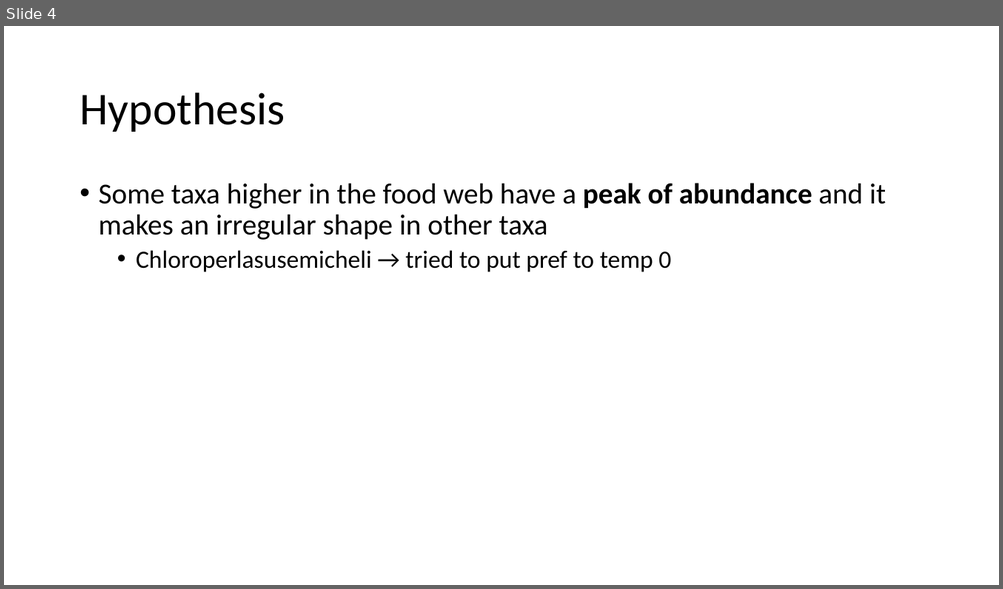
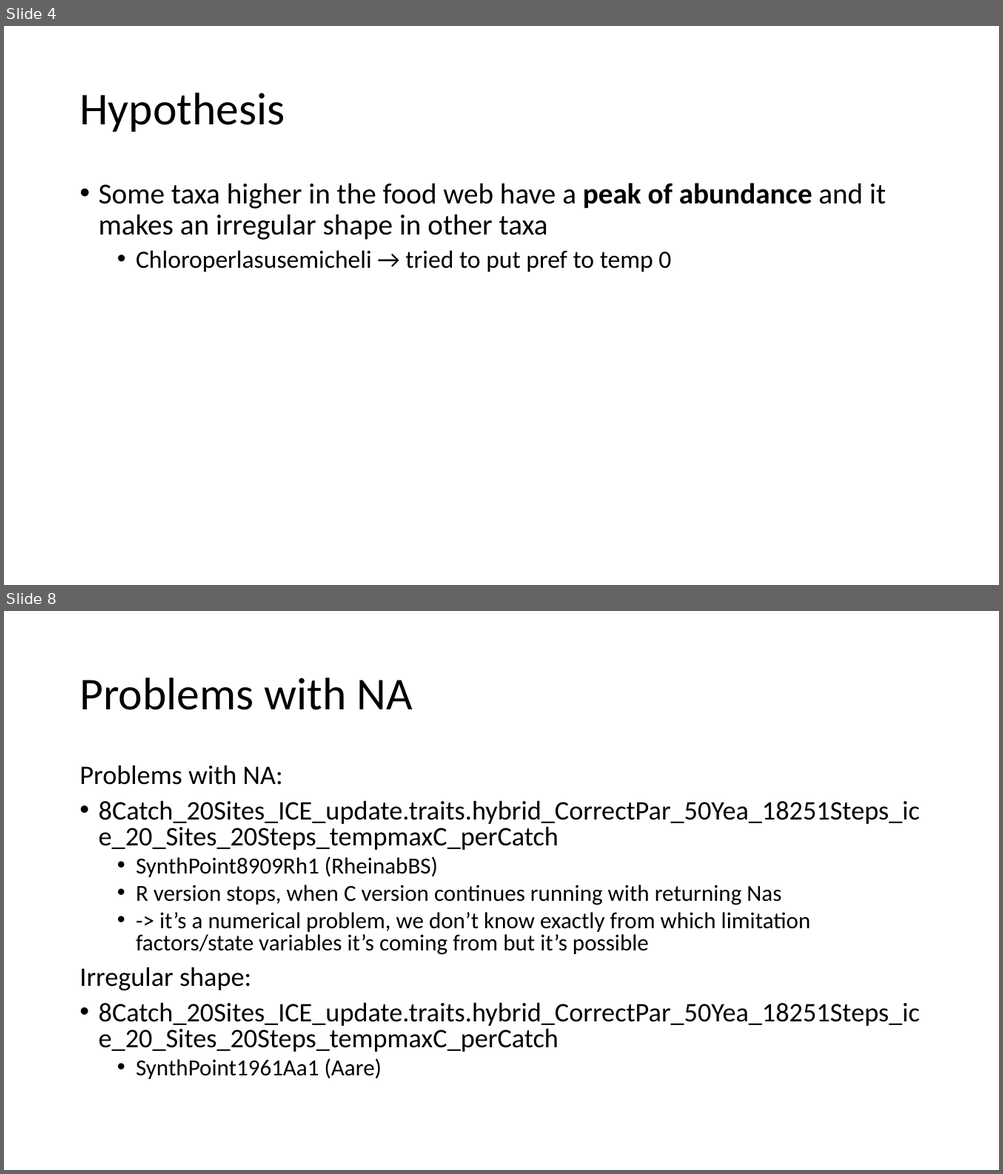
Before and after one commit to emmachollet/ArtificialData_Streambugs_SDMs, a slide deck: C1_documentation/problems_ice.pptx. Shown one above the other, each under a label of ours: slide 4 before the commit, slides 4 and 8 after it; the slides between them are not shown. The pictures are 1003x589 and 1003x1174 pixels, drawn with LibreOffice and Linux fonts; fonts in the diff are those of the drawing. Boxes give left, top, right and bottom in pixels: in the first picture for what was removed or moved away, otherwise in the second. Text is boxed around its words. In the diff, an @@ line names an element or a change of style, - is before the commit and + after.

```diff
--- a/C1_documentation/problems_ice.pptx
+++ b/C1_documentation/problems_ice.pptx
@@ slide 8 added at (x1=4, y1=611, x2=999, y2=1170), background #FFFFFF @@
@@ title added at (x1=79, y1=678, x2=412, y2=710), 44 pt, text #000000 @@
+Problems with NA
@@ text added at (x1=79, y1=765, x2=919, y2=1079), 25.9 pt, text #000000 @@
+Problems with NA:
+• 8Catch_20Sites_ICE_update.traits.hybrid_CorrectPar_50Yea_18251Steps_ice_20_Sites_20Steps_tempmaxC_perCatch
+  • SynthPoint8909Rh1 (RheinabBS)
+  • R version stops, when C version continues running with returning Nas
+  • -> it’s a numerical problem, we don’t know exactly from which limitation factors/state variables it’s coming from but it’s possible
+Irregular shape:
+• 8Catch_20Sites_ICE_update.traits.hybrid_CorrectPar_50Yea_18251Steps_ice_20_Sites_20Steps_tempmaxC_perCatch
+  • SynthPoint1961Aa1 (Aare)
```
Also in this commit, not shown: 2 slides changed, 4 other slides added, 9 other files.
